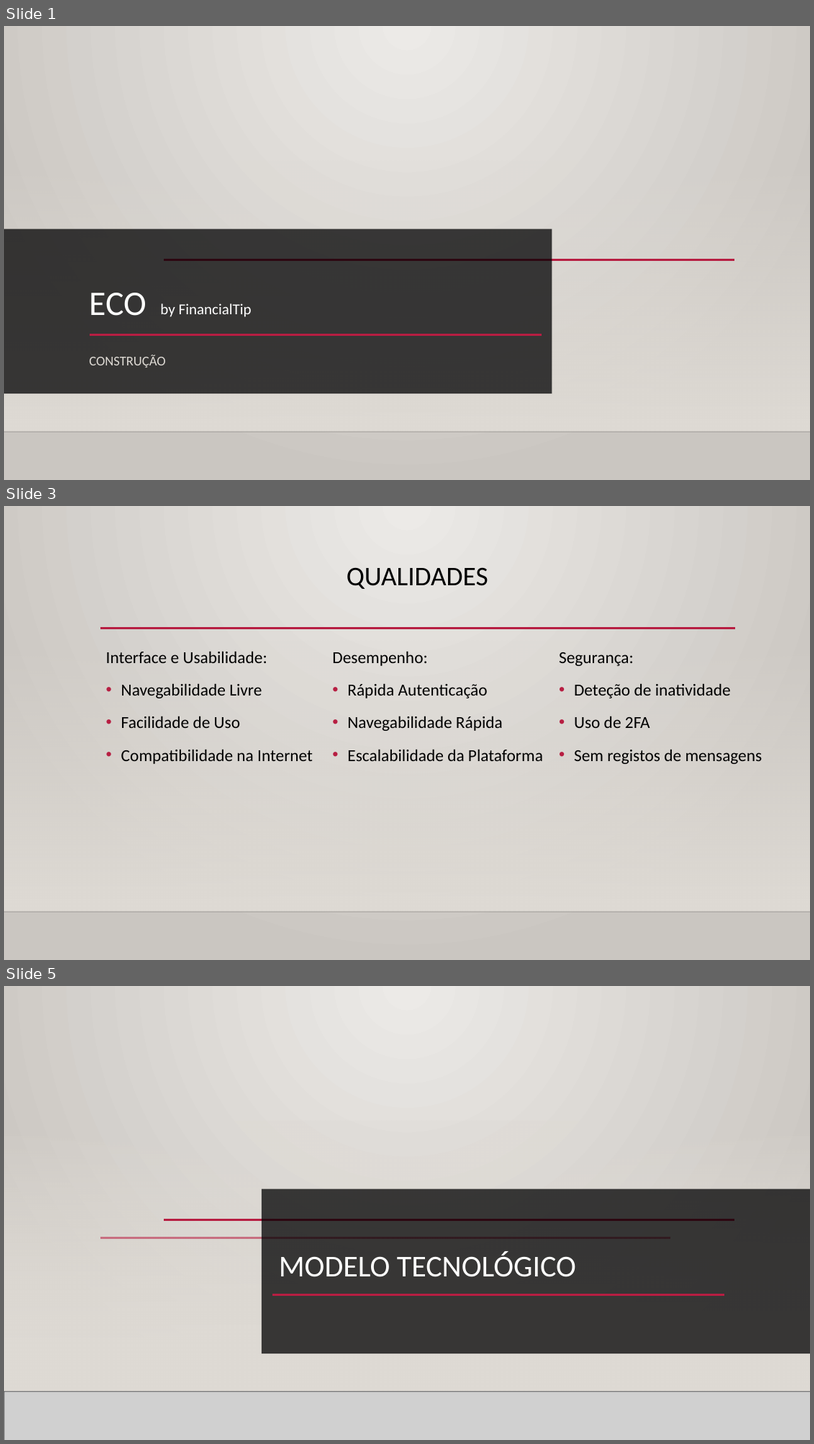
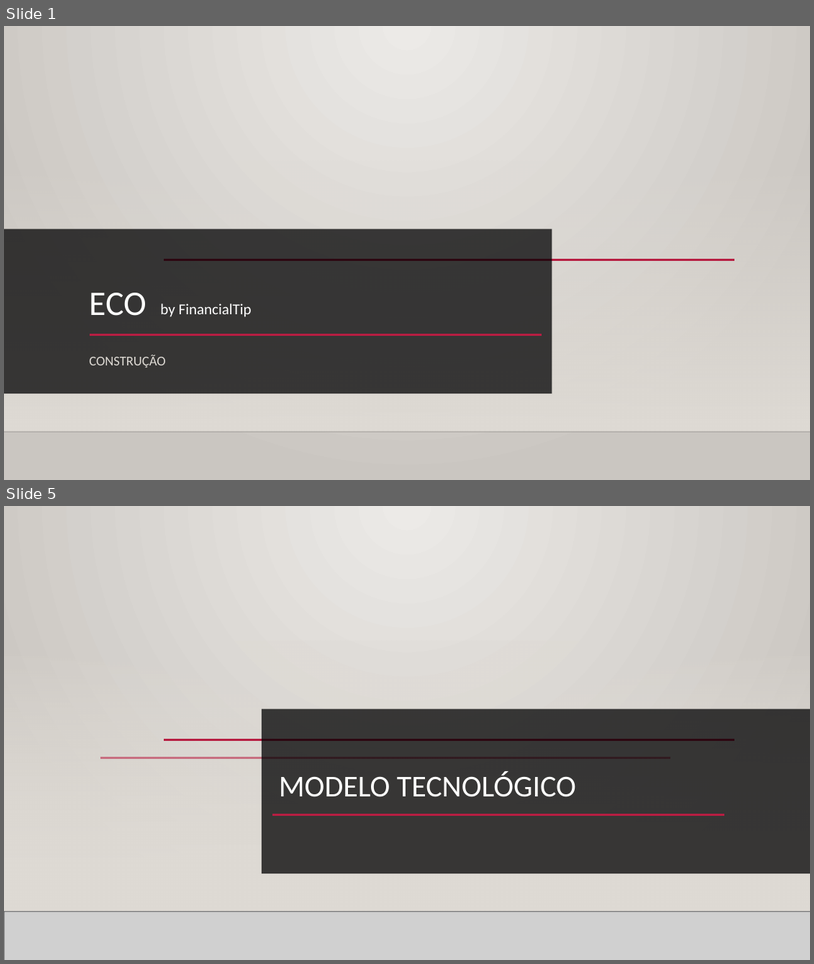
Before and after one commit to Projeto-ECO/Fase-3, a slide deck: Editables/Fase 3 - Construção.pptx. Shown one above the other, each under a label of ours: slides 1, 3 and 5 before the commit, slides 1 and 5 after it; the slides between them are not shown. The pictures are 814x1444 and 814x964 pixels, drawn with LibreOffice and Linux fonts; fonts in the diff are those of the drawing; grey boxes stand for pictures; background and template pictures are left out. Boxes give left, top, right and bottom in pixels: in the first picture for what was removed or moved away, otherwise in the second. Text is boxed around its words. In the diff, an @@ line names an element or a change of style, - is before the commit and + after.

```diff
--- a/Editables/Fase 3 - Construção.pptx
+++ b/Editables/Fase 3 - Construção.pptx
@@ slide 3 removed at [4, 506, 810, 960], background gradient #ECEAE7 to #CAC7C1; not listed: 2 template elements that a slide beside it also shows @@
@@ title removed at [347, 567, 489, 589] @@
-QUALIDADES
@@ line removed from (100, 628) to (736, 628) @@
@@ text removed at [106, 651, 313, 764] @@
-Interface e Usabilidade:
-• Navegabilidade Livre
-• Facilidade de Uso
-• Compatibilidade na Internet
@@ text removed at [332, 651, 543, 761] @@
-Desempenho:
-• Rápida Autenticação
-• Navegabilidade Rápida
-• Escalabilidade da Plataforma
@@ text removed at [559, 652, 763, 764] @@
-Segurança:
-• Deteção de inatividade
-• Uso de 2FA
-• Sem registos de mensagens
```
Also in this commit, not shown: 2 slides changed, 3 slides added, 1 other slide removed, 1 other file.
